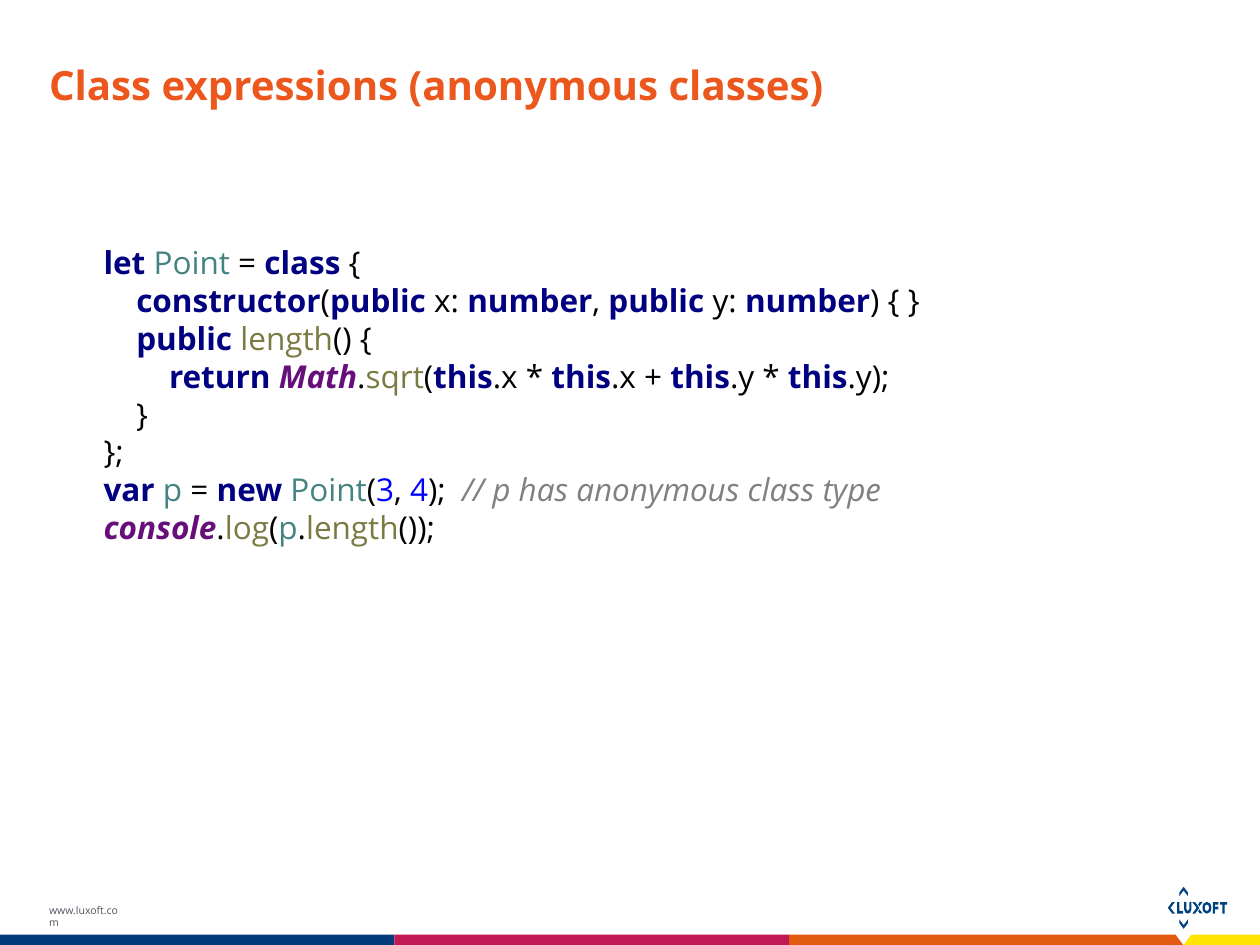
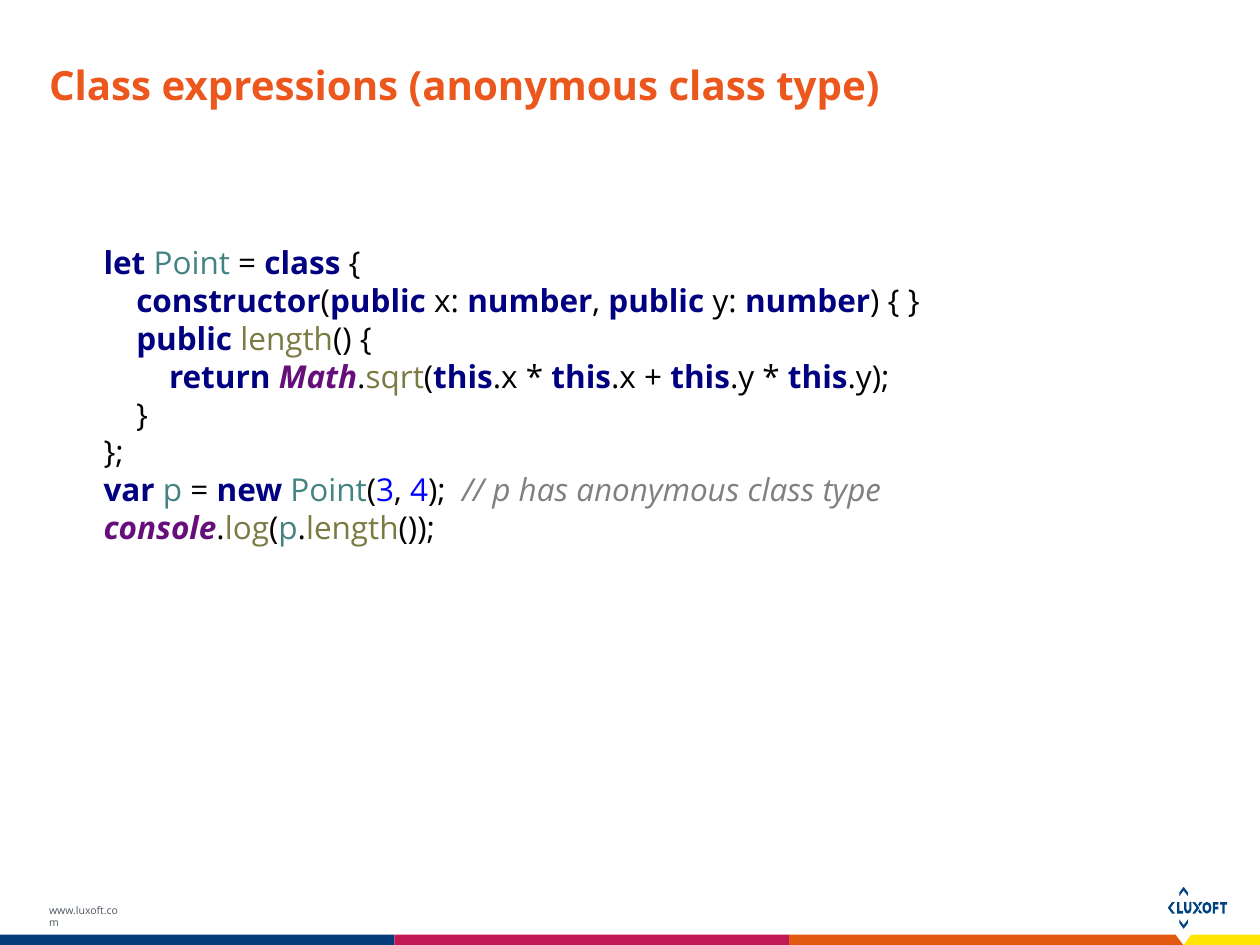
Before and after one commit to Dmdv/A2Course, a slide deck: slide 37 of Docs/TypeScript.pptx. Drawn at 1260x945 pixels with LibreOffice and Linux fonts; fonts in the diff are those of the drawing. Boxes give left, top, right and bottom in pixels: in the first picture for what was removed or moved away, otherwise in the second. Text is boxed around its words. In the diff, an @@ line names an element or a change of style, - is before the commit and + after.

```diff
--- a/Docs/TypeScript.pptx
+++ b/Docs/TypeScript.pptx
@@ title at <box>49,69,879,110</box>: text changed @@
-Class expressions (anonymous classes)
+Class expressions (anonymous class type)
```
Also in this commit, not shown: 7 other slides changed, 3 other files.
